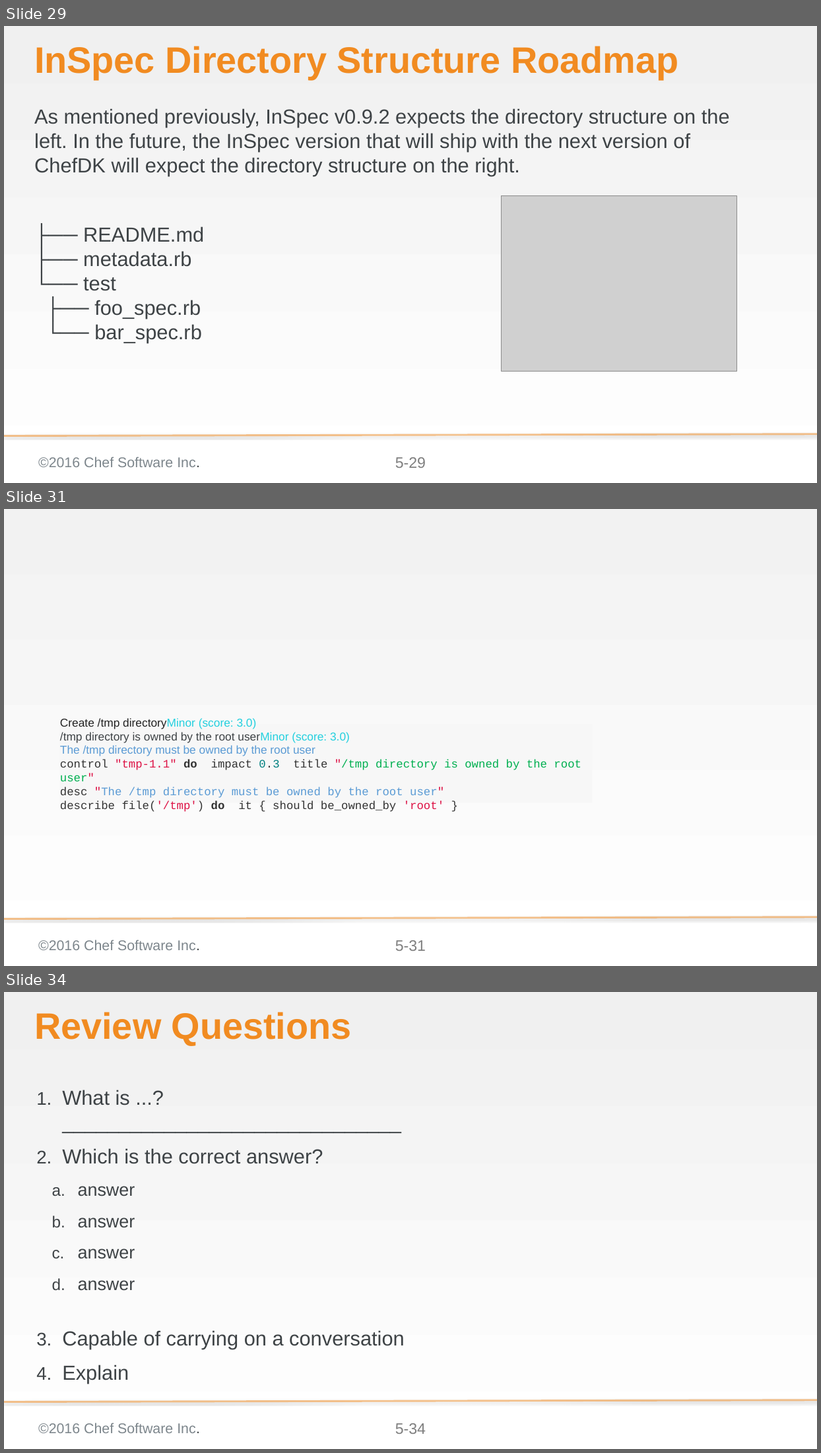
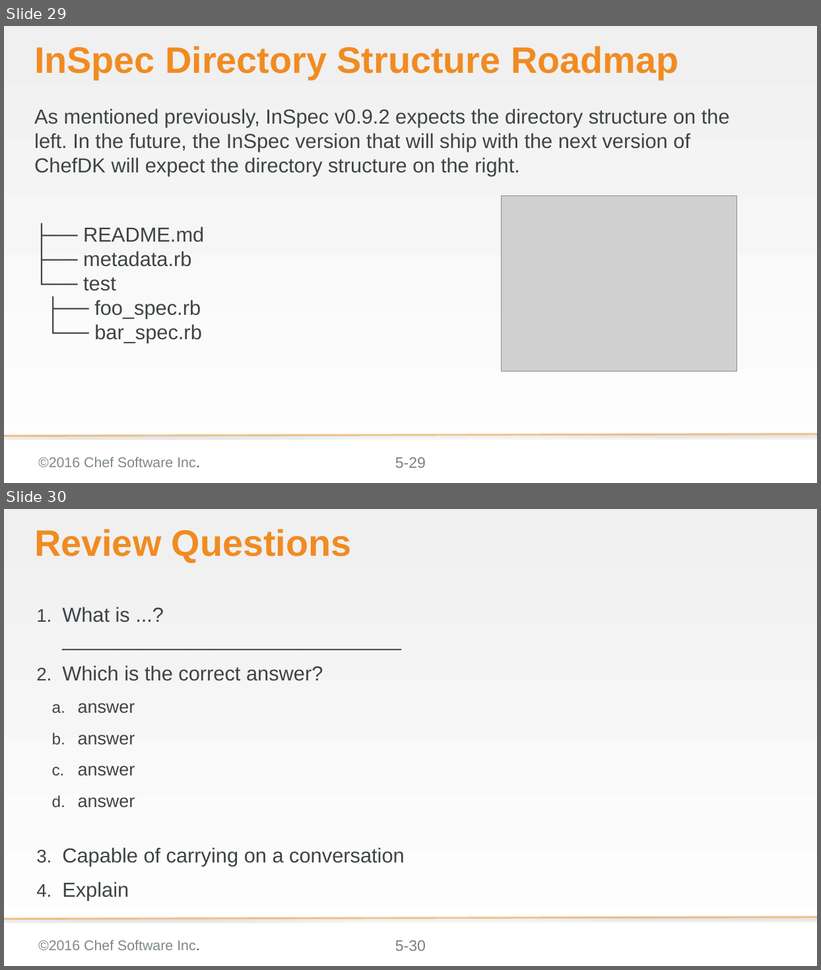
Before and after one commit to bchamby/chef-compliance-installation-configuration-operation, a slide deck: 05-creating-custom-profiles.pptx. Shown one above the other, each under a label of ours: slides 29, 31 and 34 before the commit, slides 29 and 30 after it; the slides between them are not shown. The pictures are 821x1453 and 821x970 pixels, drawn with LibreOffice and Linux fonts; fonts in the diff are those of the drawing; grey boxes stand for pictures; background and template pictures are left out. Boxes give left, top, right and bottom in pixels: in the first picture for what was removed or moved away, otherwise in the second. Text is boxed around its words. In the diff, an @@ line names an element or a change of style, - is before the commit and + after.

```diff
--- a/05-creating-custom-profiles.pptx
+++ b/05-creating-custom-profiles.pptx
@@ slide 31 removed at (4,509,817,966), background gradient #F2F2F2 to #FFFFFF; not listed: 3 template elements that a slide beside it also shows @@
@@ text removed at (60,718,582,812) @@
-Create /tmp directoryMinor (score: 3.0)
-/tmp directory is owned by the root userMinor (score: 3.0)
-The /tmp directory must be owned by the root user
-control "tmp-1.1" do impact 0.3 title "/tmp directory is owned by the root user"
-desc "The /tmp directory must be owned by the root user"
-describe file('/tmp') do it { should be_owned_by 'root' }
@@ what was slide 34 is now slide 30 @@
@@ page number at (395,941,426,951): text changed @@
-5-34
+5-30
```
Also in this commit, not shown: 2 slides changed, 3 other slides removed.
